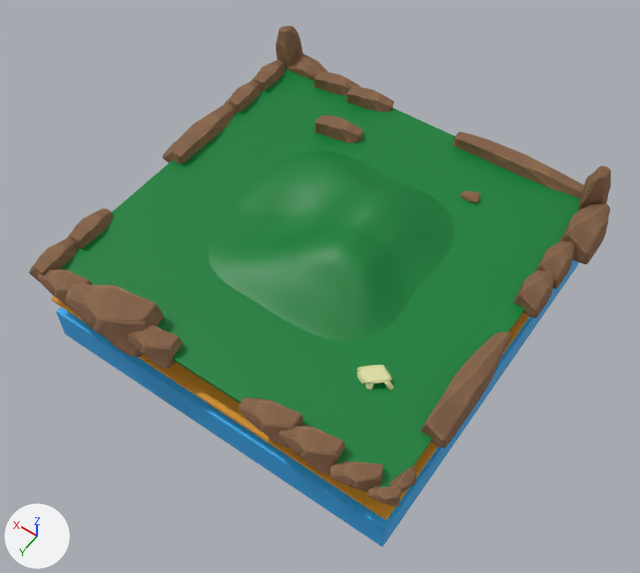
The glTF model glbfs/farside.gltf: old version first, new version second.
Before and after are seen from a 50 mm camera at (-16.6, 24.1, 37.5) aimed at (-0.4, 1.4, 1.9). Every picture has the same lights, and +X, +Y and +Z are marked at lower left. Where no turn or scale is listed for an object, it has been applied to the vertices.

Names of what the first picture shows: 'Cube', 'Cube.001', 'Cube.002', 'Landscape', 'defaultMaterial.010', 'defaultMaterial.014', 'defaultMaterial.016', 'defaultMaterial.018', 'defaultMaterial.022', 'defaultMaterial.023', 'defaultMaterial.026', 'defaultMaterial.028'.
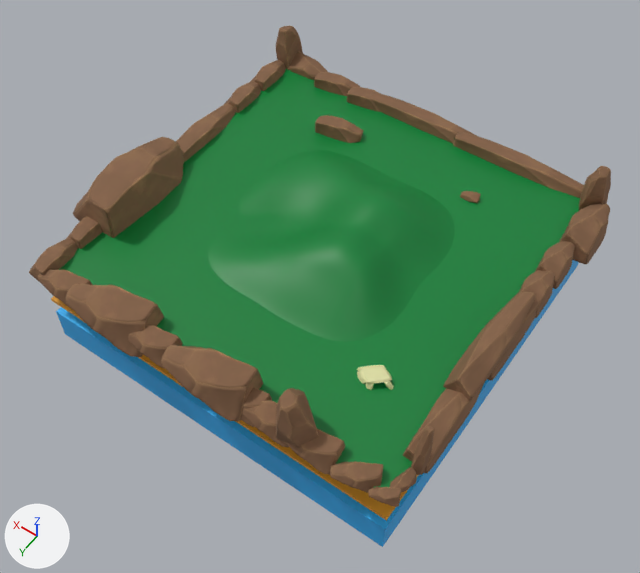
Boxes [x1, y1, x2, y2] around the edits, measured in the pictures (640 x 573 px):
'defaultMaterial.019', added: after [73, 137, 184, 238]
'defaultMaterial.015', added: after [161, 345, 263, 422]
'defaultMaterial.018', moved: before [420, 332, 510, 448]; after [403, 384, 484, 473]
'defaultMaterial.025', added: after [443, 292, 535, 402]
'defaultMaterial.033', added: after [276, 388, 319, 448]
'defaultMaterial.032', added: after [370, 92, 477, 143]
'defaultMaterial.031', added: after [411, 426, 434, 475]
'defaultMaterial.024', added: after [487, 295, 539, 381]
'defaultMaterial.012', added: after [241, 387, 272, 427]

The change, as a diff of the scene's bpy script:
```diff
--- a/glbfs/farside.gltf.py
+++ b/glbfs/farside.gltf.py
@@ mat_rock_lod0_046 @@
+mat_rock_lod0_046 = bpy.data.materials.new('Rock_lod0.046')
+# uses the picture img_rock_lod0_basecolor
+# uses the picture img_rock_lod0_metallicroughness
+# uses the picture img_rock_lod0_normal
@@ mat_rock_lod0_045 @@
+mat_rock_lod0_045 = bpy.data.materials.new('Rock_lod0.045')
+# uses the picture img_rock_lod0_basecolor
+# uses the picture img_rock_lod0_metallicroughness
+# uses the picture img_rock_lod0_normal
@@ mat_rock_lod0_044 @@
+mat_rock_lod0_044 = bpy.data.materials.new('Rock_lod0.044')
+# uses the picture img_rock_lod0_basecolor
+# uses the picture img_rock_lod0_metallicroughness
+# uses the picture img_rock_lod0_normal
@@ mat_rock_lod0_043 @@
+mat_rock_lod0_043 = bpy.data.materials.new('Rock_lod0.043')
+# uses the picture img_rock_lod0_basecolor
+# uses the picture img_rock_lod0_metallicroughness
+# uses the picture img_rock_lod0_normal
@@ mat_rock_lod0_042 @@
+mat_rock_lod0_042 = bpy.data.materials.new('Rock_lod0.042')
+# uses the picture img_rock_lod0_basecolor
+# uses the picture img_rock_lod0_metallicroughness
+# uses the picture img_rock_lod0_normal
@@ mat_rock_lod0_041 @@
+mat_rock_lod0_041 = bpy.data.materials.new('Rock_lod0.041')
+# uses the picture img_rock_lod0_basecolor
+# uses the picture img_rock_lod0_metallicroughness
+# uses the picture img_rock_lod0_normal
@@ mat_rock_lod0_040 @@
+mat_rock_lod0_040 = bpy.data.materials.new('Rock_lod0.040')
+# uses the picture img_rock_lod0_basecolor
+# uses the picture img_rock_lod0_metallicroughness
+# uses the picture img_rock_lod0_normal
@@ mat_rock_lod0_039 @@
+mat_rock_lod0_039 = bpy.data.materials.new('Rock_lod0.039')
+# uses the picture img_rock_lod0_basecolor
+# uses the picture img_rock_lod0_metallicroughness
+# uses the picture img_rock_lod0_normal
@@ ob_defaultmaterial_018 @@
 ob_defaultmaterial_018 = bpy.data.objects.new('defaultMaterial.018', me_defaultmaterial_025)
-ob_defaultmaterial_018.location = (-9.92, 5.78, 4.34)
+ob_defaultmaterial_018.location = (-9.92, 7.2, 4.34)
@@ ob_defaultmaterial_033 @@
+ob_defaultmaterial_033 = bpy.data.objects.new('defaultMaterial.033', me_defaultmaterial_046)  # 749 vertices, 1494 faces; spans x -1.12..0.98, y -1.12..0.88, z -0.56..2.8
+ob_defaultmaterial_033.location = (-5.28, 9.81, 4.18)
@@ ob_defaultmaterial_032 @@
+ob_defaultmaterial_032 = bpy.data.objects.new('defaultMaterial.032', me_defaultmaterial_045)  # 749 vertices, 1494 faces; spans x -6.66..1.1, y -0.73..0.64, z -0.79..0.68
+ob_defaultmaterial_032.location = (2.94, -9.9, 4.14)
@@ ob_defaultmaterial_031 @@
+ob_defaultmaterial_031 = bpy.data.objects.new('defaultMaterial.031', me_defaultmaterial_044)  # 749 vertices, 1494 faces; spans x -0.32..0.31, y -0.7..0.33, z -0.44..2.33
+ob_defaultmaterial_031.location = (-10.2, 8.23, 4.34)
@@ ob_defaultmaterial_025 @@
+ob_defaultmaterial_025 = bpy.data.objects.new('defaultMaterial.025', me_defaultmaterial_043)  # 749 vertices, 1494 faces; spans x -0.67..0.85, y -5.55..0.91, z -0.69..0.75
+ob_defaultmaterial_025.location = (-9.92, 3.65, 5.12)
@@ ob_defaultmaterial_024 @@
+ob_defaultmaterial_024 = bpy.data.objects.new('defaultMaterial.024', me_defaultmaterial_042)  # 749 vertices, 1494 faces; spans x -0.75..0.71, y -5.55..0.91, z -0.74..0.69
+ob_defaultmaterial_024.location = (-9.92, 1.68, 4.34)
@@ ob_defaultmaterial_019 @@
+ob_defaultmaterial_019 = bpy.data.objects.new('defaultMaterial.019', me_defaultmaterial_041)  # 749 vertices, 1494 faces; spans x -1.67..1.75, y -5.34..0.87, z -1.9..1.64
+ob_defaultmaterial_019.location = (10.08, 5.49, 4.63)
@@ ob_defaultmaterial_015 @@
+ob_defaultmaterial_015 = bpy.data.objects.new('defaultMaterial.015', me_defaultmaterial_040)  # 749 vertices, 1494 faces; spans x -0.7..3.77, y -1.24..1.27, z -1.11..1.32
+ob_defaultmaterial_015.location = (-2.07, 9.81, 4.45)
@@ ob_defaultmaterial_012 @@
+ob_defaultmaterial_012 = bpy.data.objects.new('defaultMaterial.012', me_defaultmaterial_039)  # 749 vertices, 1494 faces; spans x -0.44..2.36, y -0.78..0.8, z -0.7..0.83
+ob_defaultmaterial_012.location = (-3.1, 9.81, 4.08)
```
